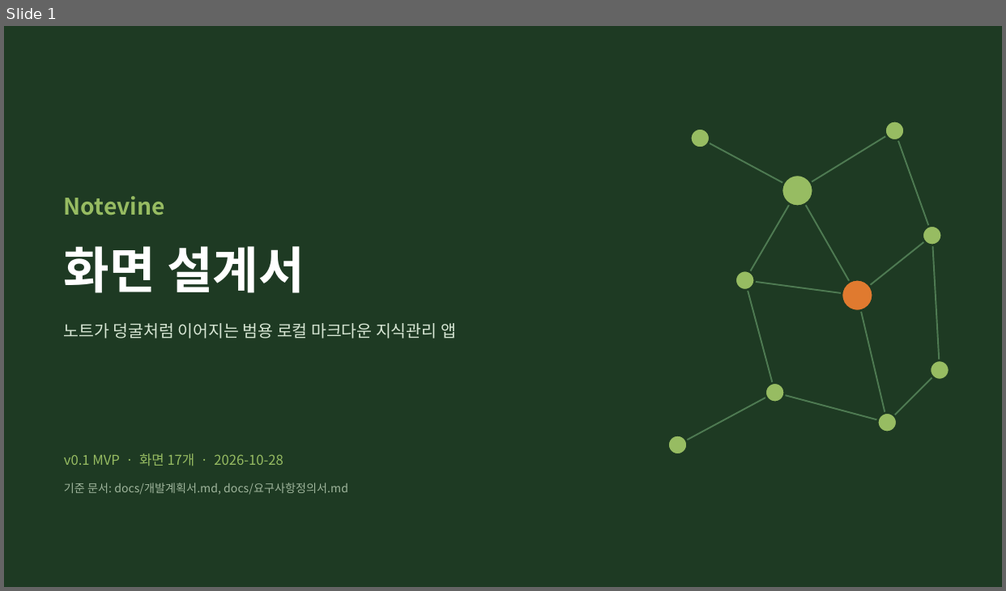
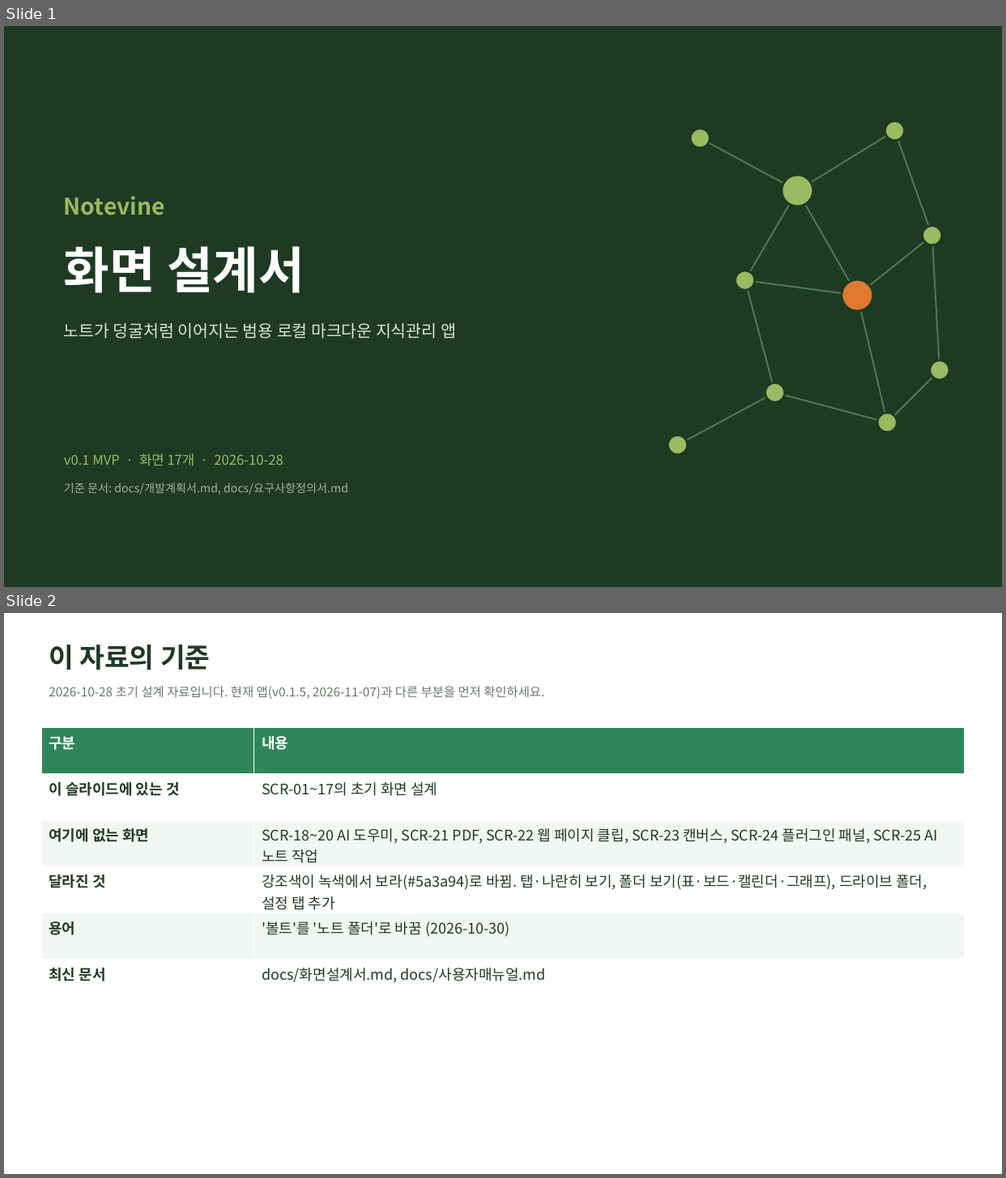
Before and after one commit to jinkyoin/notevine, a slide deck: docs/화면설계서.pptx. Shown one above the other, each under a label of ours: slide 1 before the commit, slides 1 and 2 after it. The pictures are 1006x591 and 1006x1178 pixels, drawn with LibreOffice and Linux fonts; fonts in the diff are those of the drawing. Boxes give left, top, right and bottom in pixels: in the first picture for what was removed or moved away, otherwise in the second. Text is boxed around its words. In the diff, an @@ line names an element or a change of style, - is before the commit and + after.

```diff
--- a/docs/화면설계서.pptx
+++ b/docs/화면설계서.pptx
@@ slide 2 added at box(4, 613, 1002, 1174), background #FFFFFF @@
@@ text added at box(49, 645, 210, 670), 26 pt, text #1E3A23, bold @@
+이 자료의 기준
@@ text added at box(49, 686, 544, 699), 12 pt, text #6B776B @@
+2026-10-28 초기 설계 자료입니다. 현재 앱(v0.1.5, 2026-11-07)과 다른 부분을 먼저 확인하세요.
@@ table added at box(41, 727, 965, 1006), 6 rows, 2 columns @@
+구분 | 내용
+이 슬라이드에 있는 것 | SCR-01~17의 초기 화면 설계
+여기에 없는 화면 | SCR-18~20 AI 도우미, SCR-21 PDF, SCR-22 웹 페이지 클립, SCR-23 캔버스, SCR-24 플러그인 패널, SCR-25 AI 노트 작업
+달라진 것 | 강조색이 녹색에서 보라(#5a3a94)로 바뀜. 탭·나란히 보기, 폴더 보기(표·보드·캘린더·그래프), 드라이브 폴더, 설정 탭 추가
+용어 | '볼트'를 '노트 폴더'로 바꿈 (2026-10-30)
+최신 문서 | docs/화면설계서.md, docs/사용자매뉴얼.md
```
Also in this commit, not shown: 7 slides changed, 24 other files.
